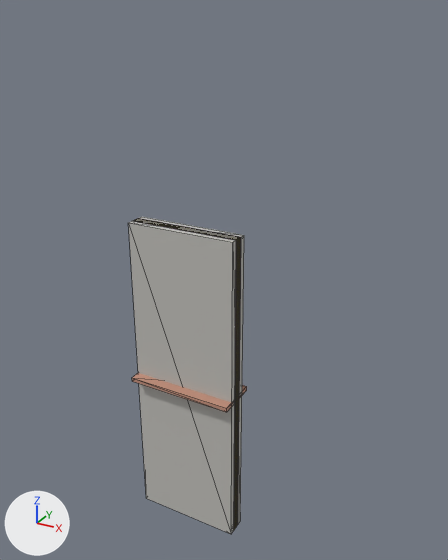
One commit to the glTF model public/models/authoring/wall-exterior-brick-on-cmu.glb: the scene before it, then after it.
The view is the same before and after, from a 50 mm lens placed at (2.62, -4.09, 3.16), pointed at (0.28, 0.15, 1.04). Lighting does not change. The marker at lower left points along +X, +Y and +Z. The older version comes first. Mesh edges are drawn as thin lines. Where no turn or scale is listed for an object, it has been applied to the vertices. Vertices at exactly the same position are counted once.

Objects in the first picture: 'AirLayer', 'Coping', 'Finish1_Brick', 'Finish2_Gypsum', 'Structure_CMU', 'Thermal_Insul'.
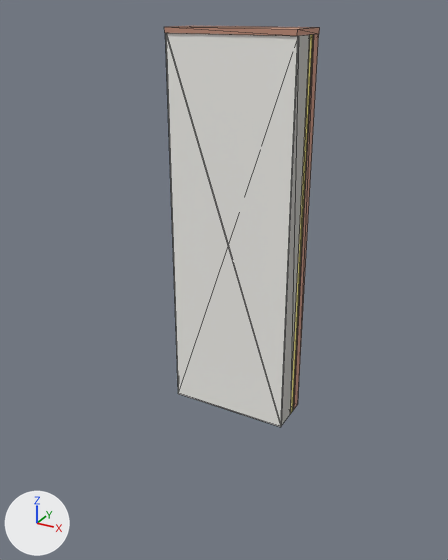
Where the change shows, as pixel boxes [x1, y1, x2, y2] in the pictures (448 x 560 px):
'Finish2_Gypsum', moved
    before: [155, 223, 239, 474]
    after: [165, 33, 299, 427]
'Structure_CMU', moved
    before: [128, 217, 244, 534]
    after: [281, 35, 310, 426]
'Finish1_Brick', moved
    before: [135, 218, 241, 528]
    after: [294, 34, 319, 409]
'Coping', moved
    before: [132, 373, 247, 412]
    after: [164, 26, 320, 36]
'Thermal_Insul', moved
    before: [134, 220, 240, 526]
    after: [290, 34, 313, 414]
'AirLayer', moved
    before: [139, 220, 239, 526]
    after: [293, 34, 314, 410]

Patch to the scene script:
```diff
--- a/public/models/authoring/wall-exterior-brick-on-cmu.glb.py
+++ b/public/models/authoring/wall-exterior-brick-on-cmu.glb.py
@@ me_airlayer_002 @@
 # used by ob_airlayer; location = (0.0, 0.0, 0.0)
-me_airlayer_002.from_pydata(...)  # 8 vertices, 12 faces; spans x -0.5..0.5, y -0.01..0.01, z -1.5..1.5
+me_airlayer_002.from_pydata(...)  # 8 vertices, 12 faces; spans x 0.0..1.0, y 0.07..0.09, z 0.0..3.0
+# me_airlayer_002 part 1: the whole mesh is moved by (0.5, 0.08, 1.5)
 me_airlayer_002.materials.append(mat_a_airgap)
@@ me_coping_002 @@
 # used by ob_coping; location = (0.0, 0.0, 0.0)
-me_coping_002.from_pydata(...)  # 8 vertices, 12 faces; spans x -0.5..0.5, y -0.191..0.191, z -0.02..0.02
+me_coping_002.from_pydata(...)  # 8 vertices, 12 faces; spans x 0.0..1.0, y -0.191..0.191, z 3.0..3.04
+# me_coping_002 part 2: the whole mesh is moved by (0.5, 0.0, 3.02)
 me_coping_002.materials.append(mat_a_brick)
@@ me_finish1_brick_002 @@
 # used by ob_finish1_brick; location = (0.0, 0.0, 0.0)
-me_finish1_brick_002.from_pydata(...)  # 8 vertices, 12 faces; spans x -0.5..0.5, y -0.05..0.05, z -1.5..1.5
+me_finish1_brick_002.from_pydata(...)  # 8 vertices, 12 faces; spans x 0.0..1.0, y 0.09..0.18, z 0.0..3.0
+# me_finish1_brick_002 part 3: the whole mesh is moved by (0.5, 0.14, 1.5)
 me_finish1_brick_002.materials.append(mat_a_brick)
@@ me_finish2_gypsum_006 @@
 # used by ob_finish2_gypsum; location = (0.0, 0.0, 0.0)
-me_finish2_gypsum_006.from_pydata(...)  # 8 vertices, 12 faces; spans x -0.5..0.5, y -0.01..0.01, z -1.5..1.5
+me_finish2_gypsum_006.from_pydata(...)  # 8 vertices, 12 faces; spans x 0.0..1.0, y -0.18..-0.17, z 0.0..3.0
+# me_finish2_gypsum_006 part 4: the whole mesh is moved by (0.5, -0.17, 1.5)
 me_finish2_gypsum_006.materials.append(mat_a_gypsum)
@@ me_structure_cmu_004 @@
 # used by ob_structure_cmu; location = (0.0, 0.0, 0.0)
-me_structure_cmu_004.from_pydata(...)  # 8 vertices, 12 faces; spans x -0.5..0.5, y -0.09..0.09, z -1.5..1.5
+me_structure_cmu_004.from_pydata(...)  # 8 vertices, 12 faces; spans x 0.0..1.0, y -0.17..0.02, z 0.0..3.0
+# me_structure_cmu_004 part 5: the whole mesh is moved by (0.5, -0.07, 1.5)
 me_structure_cmu_004.materials.append(mat_a_cmu)
@@ me_thermal_insul_004 @@
 # used by ob_thermal_insul; location = (0.0, 0.0, 0.0)
-me_thermal_insul_004.from_pydata(...)  # 8 vertices, 12 faces; spans x -0.5..0.5, y -0.03..0.03, z -1.5..1.5
+me_thermal_insul_004.from_pydata(...)  # 8 vertices, 12 faces; spans x 0.0..1.0, y 0.02..0.07, z 0.0..3.0
+# me_thermal_insul_004 part 6: the whole mesh is moved by (0.5, 0.05, 1.5)
 me_thermal_insul_004.materials.append(mat_a_insulation)
```
